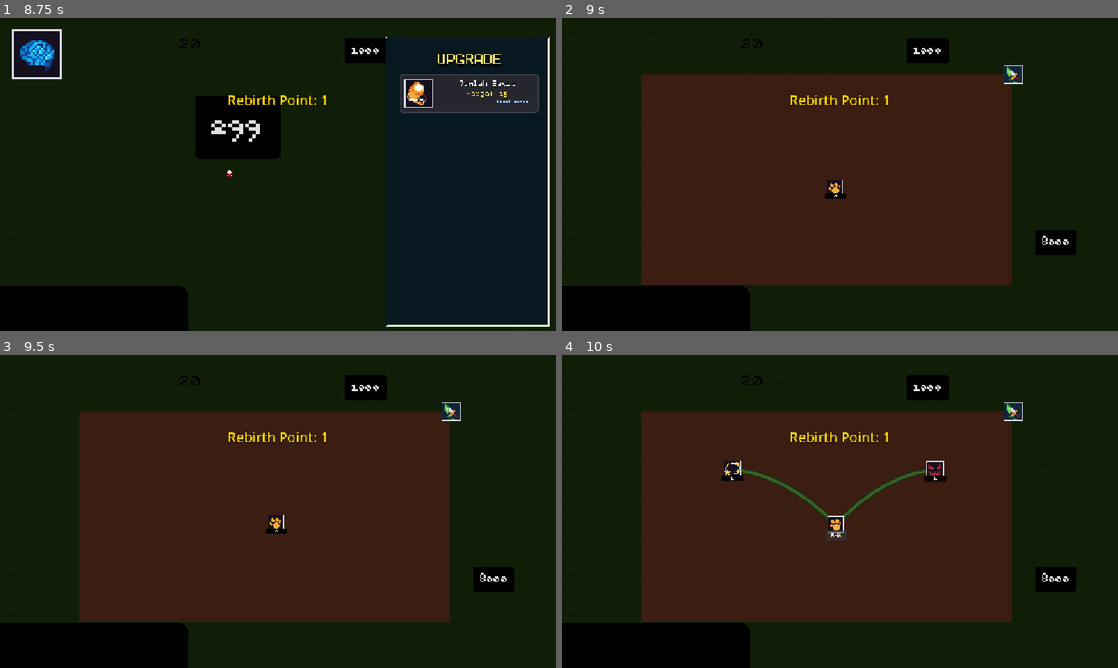
Above: before the commit, frames 1-4 (two rows, left to right).
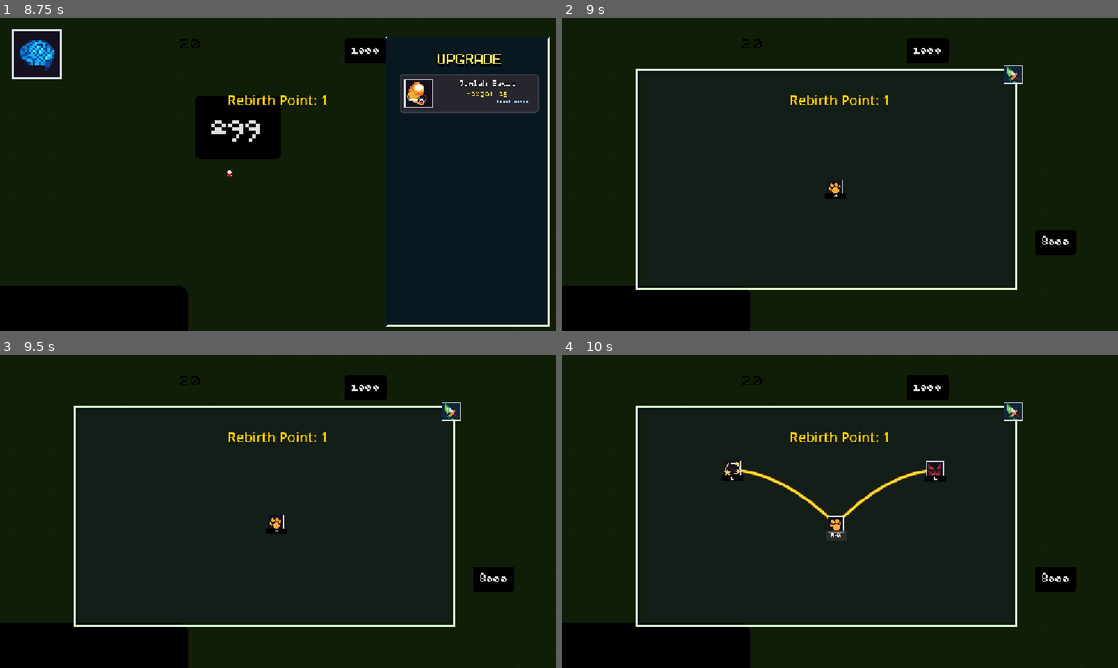
Above: after the commit, the same moments.

Repository: azizul987/Sawit-io
Game: Godot game, scene res://Scene/MainMenui.tscn
The game is run twice, just before and just after one commit, with the same random seed, the same clock (stepped at 60 frames per second) and the same inputs. Sound files missing from this copy of the repository are replaced by a short silence.
Inputs (mouse positions are in pixels of both pictures, inside the frame that each line leads up to):
- Up to frame 1 (8.75 s): click "Mulai" at 0.5 s; tap Enter at 1.25 s; drag from (494, 268) to (450, 208) at 1.27 s; click "Tambah" at 2 s; click "Kembali" at 2.75 s; click "Mulai" at 3.5 s; drag from (478, 230) to (439, 171) at 4.27 s; move the mouse to (478, 230) at 5.02 s; hold Right (ui_right) 5.03-5.75 s; hold Q (zoom_in) 5.03-5.75 s; click (478, 230) at 5.17 s; tap F (focus, bound only after the commit) at 5.3 s; click "Load" at 5.75 s; click "299" at 6.5 s; click "1000" at 7.25 s; click "8000" at 8 s
- Up to frame 2 (9 s): click (600, 55) at 8.75 s
- Up to frame 3 (9.5 s): no input
- Up to frame 4 (10 s): click "0" at 9.5 s

Frame 1 is identical in both runs. In frame 2, 47% of the frame differs, in the area x 13-82%, y 16-87%; in frame 3, 47%; in frame 4, 46%.

Commit message:
Add SkillTree frame, refine HD connection lines, implement camera focus reset

Diff:
--- a/Logic/skrip/skiil_canvas.gd
+++ b/Logic/skrip/skiil_canvas.gd
@@ -240,17 +240,19 @@
 func _draw_skill_line(start_pos: Vector2, end_pos: Vector2) -> void:
 	var points := PackedVector2Array()
 
+	# Kembali pakai lengkungan lama (agar akurat ke titik tengah)
 	var mid := (start_pos + end_pos) * 0.5
 	var control := mid + Vector2(0, -35)
 
 	for i in range(16):
 		var t := float(i) / 15.0
-
 		var a := start_pos.lerp(control, t)
 		var b := control.lerp(end_pos, t)
 		var p := a.lerp(b, t)
-
 		points.append(p)
 
-	draw_polyline(points, Color(0.0, 0.234, 0.097, 0.55), 7.0, true)
-	draw_polyline(points, Color(0.242, 0.394, 0.139, 0.95), 3.0, true)
+	# Efek Garis HD (Tegas dan Solid, BUKAN Glow Transparan) biar nggak burik
+	# 1. Garis Outline/Tepi (Warna gelap coklat/hitam pekat) ukuran lebih besar
+	draw_polyline(points, Color(0.15, 0.1, 0.05, 1.0), 7.0, true)
+	# 2. Garis Inti (Emas Solid terang) ukuran lebih kecil di tengahnya
+	draw_polyline(points, Color(1.0, 0.85, 0.2, 1.0), 3.0, true)
--- a/Ui/SkillTreeCma.gd
+++ b/Ui/SkillTreeCma.gd
@@ -38,6 +38,12 @@
 	if Input.is_action_just_pressed("zoom_out"):
 		zoom_camera(zoom_speed)
 
+	if Input.is_action_just_pressed("focus"):
+		position = Vector2.ZERO
+		Point.skill_tree_camera.x = 0
+		Point.skill_tree_camera.y = 0
+		SaveManager.save_game()
+
 func _input(event):
 	if not Point.is_skill_tree_open:
 		is_dragging = false
--- a/Ui/skill_tree.tscn
+++ b/Ui/skill_tree.tscn
@@ -50,4 +50,4 @@
 anchor_bottom = 1.0
 grow_horizontal = 2
 grow_vertical = 2
-color = Color(0.23189703, 0.11572885, 0.072132416, 1)
+color = Color(0.08, 0.12, 0.10, 1)
--- a/Ui/skill_tree_ui.tscn
+++ b/Ui/skill_tree_ui.tscn
@@ -3,7 +3,7 @@
 [ext_resource type="Script" uid="uid://b4pvsgxfo61ay" path="res://Ui/skill_tree_ui.gd" id="1_621cv"]
 [ext_resource type="PackedScene" uid="uid://dyxdkyunbknd3" path="res://Ui/skill_tree.tscn" id="1_dqm5e"]
 [ext_resource type="Texture2D" uid="uid://dkn5k3fjed8dy" path="res://temp tekture/skill_icons_by_quintino_pixels/24x24/skill_icons8.png" id="3_dwmuj"]
-
+[ext_resource type="Texture2D" uid="uid://cxfbrmrvjdrf1" path="res://temp tekture/dark frame 03.png" id="10_4a1h5"]
 [node name="SkillTreeUi" type="Control" unique_id=1429291990]
 layout_mode = 3
 anchors_preset = 15
@@ -13,6 +13,27 @@
 grow_vertical = 2
 size_flags_horizontal = 4
 script = ExtResource("1_621cv")
+
+[node name="NinePatchRect" type="NinePatchRect" parent="." unique_id=9876543210]
+layout_mode = 1
+anchors_preset = 8
+anchor_left = 0.5
+anchor_top = 0.5
+anchor_right = 0.5
+anchor_bottom = 0.5
+offset_left = -397.0
+offset_top = -224.0
+offset_right = 391.0
+offset_bottom = 233.0
+grow_horizontal = 2
+grow_vertical = 2
+texture = ExtResource("10_4a1h5")
+region_rect = Rect2(0, 0, 24, 24)
+patch_margin_left = 7
+patch_margin_top = 7
+patch_margin_right = 7
+patch_margin_bottom = 7
+draw_center = false
 
 [node name="SubViewportContainer" type="SubViewportContainer" parent="." unique_id=90200876]
 texture_filter = 1
--- a/project.godot
+++ b/project.godot
@@ -62,6 +62,11 @@
 "events": [Object(InputEventKey,"resource_local_to_scene":false,"resource_name":"","device":-1,"window_id":0,"alt_press …(195 unchanged characters)…
 ]
 }
+focus={
+"deadzone": 0.2,
+"events": [Object(InputEventKey,"resource_local_to_scene":false,"resource_name":"","device":-1,"window_id":0,"alt_pressed":false,"shift_pressed":false,"ctrl_pressed":false,"meta_pressed":false,"pressed":false,"keycode":0,"physical_keycode":70,"key_label":0,"unicode":102,"location":0,"echo":false,"script":null)
+]
+}
 
 [physics]
 
